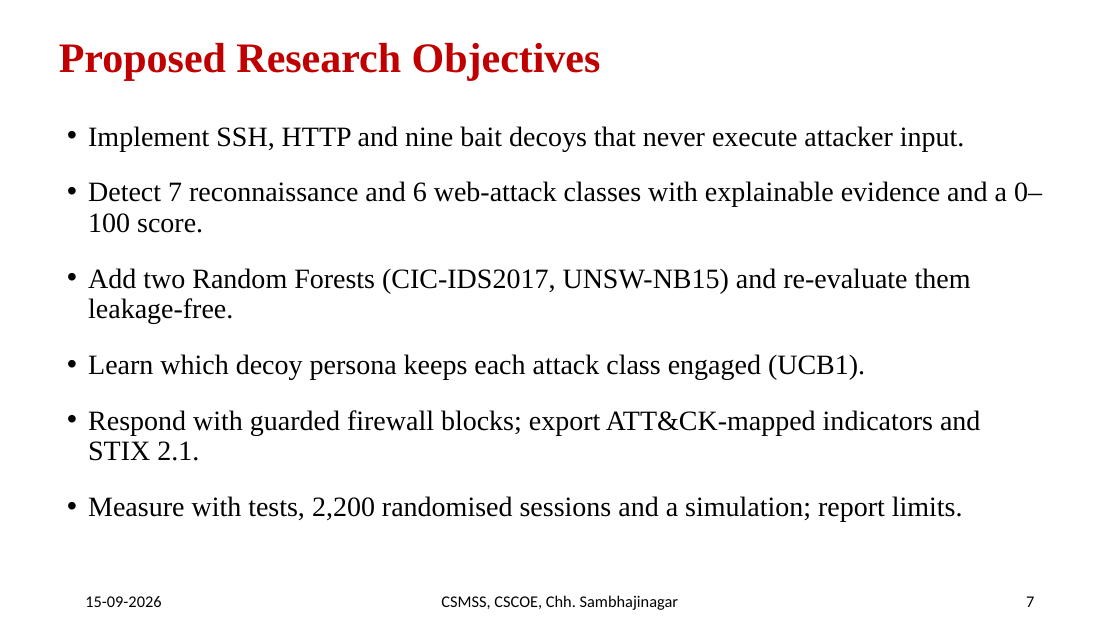
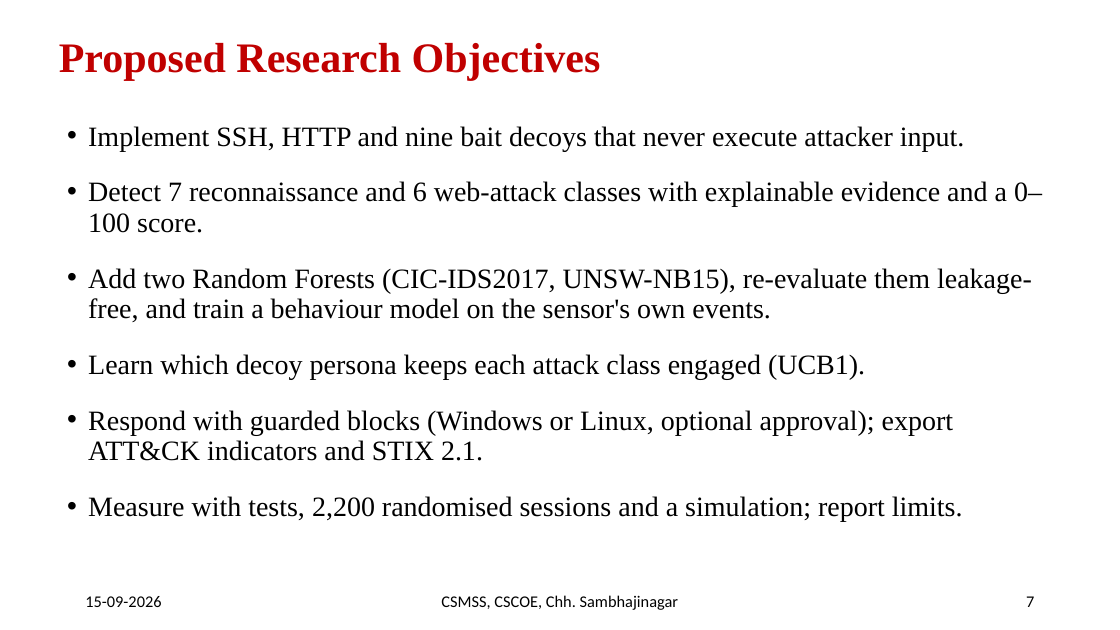
Before and after one commit to Parthbadgujar1/HoneyPot, a slide deck: slide 7 of report/output/Presentation.pptx. Drawn at 1120x630 pixels with LibreOffice and Linux fonts; fonts in the diff are those of the drawing. Boxes give left, top, right and bottom in pixels: in the first picture for what was removed or moved away, otherwise in the second. Text is boxed around its words. In the diff, an @@ line names an element or a change of style, - is before the commit and + after.

```diff
--- a/report/output/Presentation.pptx
+++ b/report/output/Presentation.pptx
@@ text at box(88, 268, 1032, 322): text changed @@
-• Add two Random Forests (CIC-IDS2017, UNSW-NB15) and re-evaluate them leakage-free.
+• Add two Random Forests (CIC-IDS2017, UNSW-NB15), re-evaluate them leakage-free, and train a behaviour model on the sensor's own events.
@@ text at box(88, 410, 954, 461): text changed @@
-• Respond with guarded firewall blocks; export ATT&CK-mapped indicators and STIX 2.1.
+• Respond with guarded blocks (Windows or Linux, optional approval); export ATT&CK indicators and STIX 2.1.
```
Also in this commit, not shown: 9 other slides changed, 1 slide added, 10 other files.
